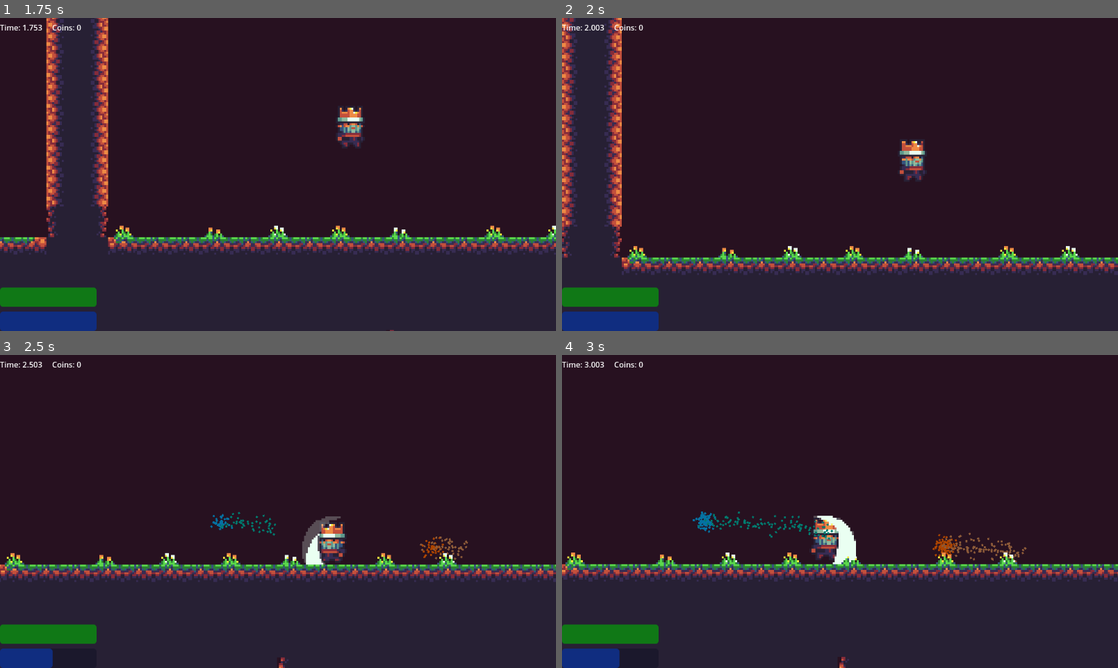
Above: before the commit, frames 1-4 (two rows, left to right).
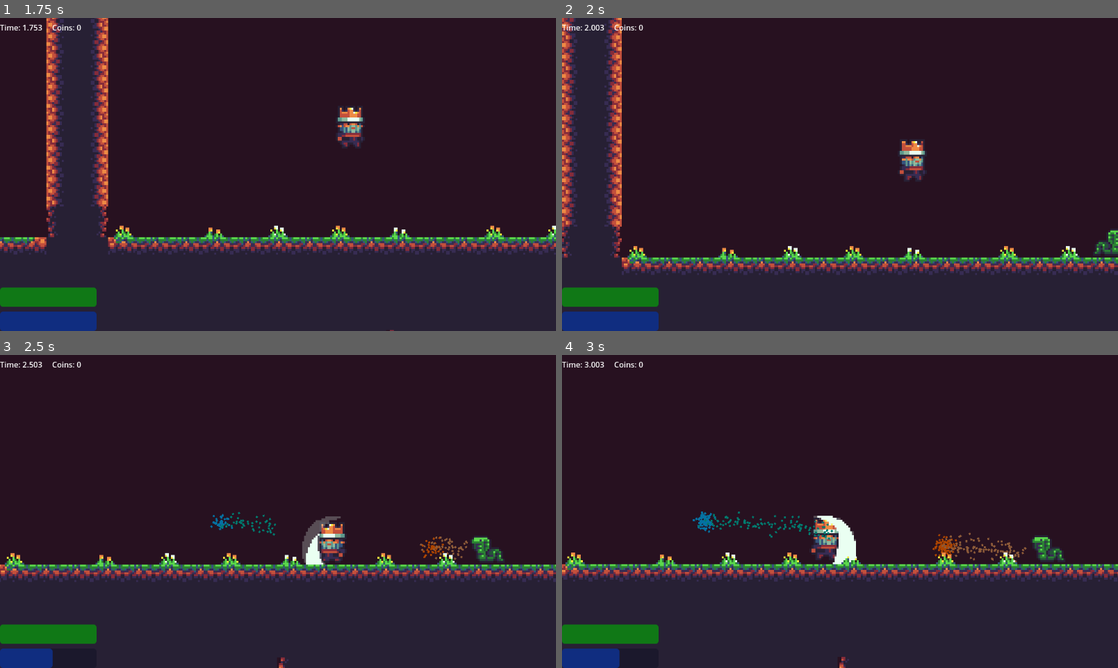
Above: after the commit, the same moments.

Repository: Dechode/Oblita-Terra
Game: Godot game, scene res://scenes/levels/level2.tscn
Same seed, same stepped clock (60 frames per second), same inputs: the game is played once before the commit and once after it. This scene is started directly instead of the project's main scene.
Inputs:
- Up to frame 1 (1.75 s): hold Right (move_right) from 0.53 s (still down); tap Ctrl (attack) at 0.6, 1.35 s; tap Space (jump) at 0.77, 1.52 s
- Up to frame 2 (2 s): keep holding Right (move_right)
- Up to frame 3 (2.5 s): release Right (move_right) at 2.03 s; hold Left (move_left) from 2.03 s (still down); tap Alt (magic) at 2.1 s; tap Ctrl (attack) at 2.3 s
- Up to frame 4 (3 s): release Left (move_left) at 2.78 s; hold Right (move_right) from 2.78 s (still down); tap Ctrl (attack) at 2.85 s

Frame 1 is identical in both runs. In frame 2, 0.2% of the frame differs, in the area x 95-100%, y 67-76%; in frame 3, 0.3%; in frame 4, 0.3%, in the area x 84-91%, y 58-66%.

Commit message:
Make enemy play animation when attacking

Diff:
--- a/scenes/enemy/enemy.gd
+++ b/scenes/enemy/enemy.gd
@@ -64,6 +64,7 @@
 	if not _can_attack:
 		return
 
+	$EnemySprite.play("attack")
 	projectile_spawner.attack(p_dir_sign)
 	$AttackCooldownTimer.start()
 	_can_attack = false
--- a/scenes/enemy/enemy.tscn
+++ b/scenes/enemy/enemy.tscn
@@ -1,8 +1,30 @@
-[gd_scene load_steps=6 format=3 uid="uid://dj28dgdcm73u3"]
+[gd_scene load_steps=9 format=3 uid="uid://dj28dgdcm73u3"]
 
 [ext_resource type="Script" path="res://scenes/enemy/enemy.gd" id="1_mijho"]
-[ext_resource type="SpriteFrames" uid="uid://dkay1jaiyivh5" path="res://resources/snake_enemy_anim.tres" id="2_8do3g"]
+[ext_resource type="Texture2D" uid="uid://b240mrtpthxpe" path="res://assets/forest-assets/characters.png" id="2_dafn4"]
 [ext_resource type="Script" path="res://scenes/weapon/projectile_spawner.gd" id="3_qbmce"]
+
+[sub_resource type="AtlasTexture" id="AtlasTexture_xkvac"]
+atlas = ExtResource("2_dafn4")
+region = Rect2(0, 96, 32, 32)
+
+[sub_resource type="AtlasTexture" id="AtlasTexture_82tmd"]
+atlas = ExtResource("2_dafn4")
+region = Rect2(32, 96, 32, 32)
+
+[sub_resource type="SpriteFrames" id="SpriteFrames_gsyr7"]
+animations = [{
+"frames": [{
+"duration": 1.0,
+"texture": SubResource("AtlasTexture_xkvac")
+}, {
+"duration": 1.0,
+"texture": SubResource("AtlasTexture_82tmd")
+}],
+"loop": false,
+"name": &"attack",
+"speed": 5.0
+}]
 
 [sub_resource type="CapsuleShape2D" id="CapsuleShape2D_qb42n"]
 radius = 7.0
@@ -20,9 +42,10 @@
 
 [node name="EnemySprite" type="AnimatedSprite2D" parent="."]
 position = Vector2(0, -16)
-sprite_frames = ExtResource("2_8do3g")
-autoplay = "default"
-frame_progress = 0.0385448
+sprite_frames = SubResource("SpriteFrames_gsyr7")
+animation = &"attack"
+frame = 1
+frame_progress = 1.0
 
 [node name="CollisionShape2D" type="CollisionShape2D" parent="."]
 position = Vector2(0, -7)
